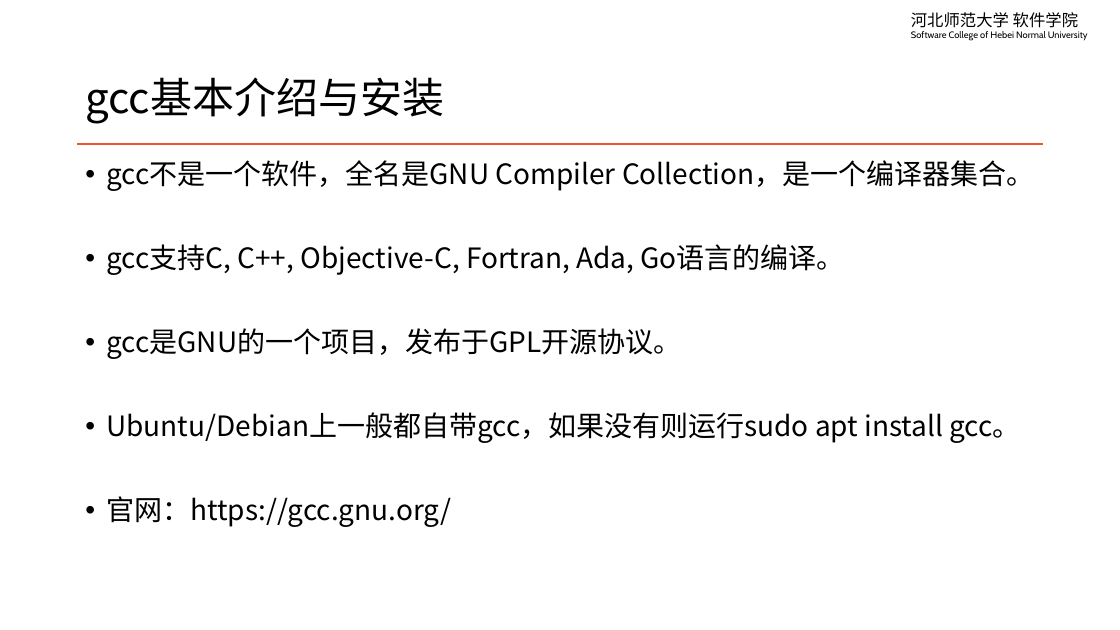
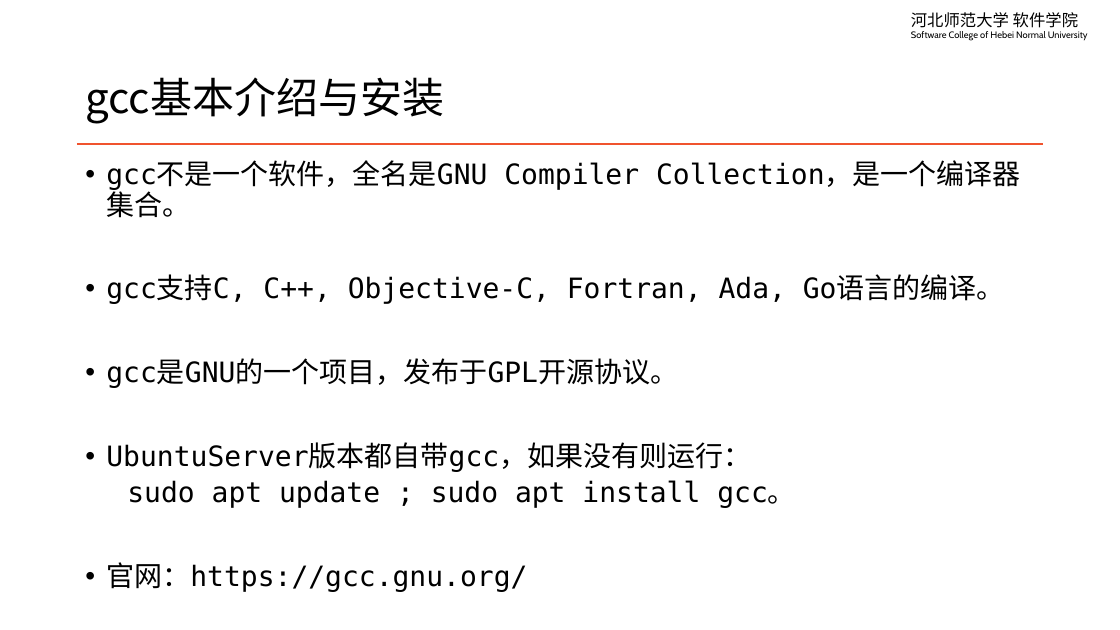
Before and after one commit to edu2act/course-linux-system, a slide deck: slide 5 of materials/slides/ch13-vim-and-linux-c-programming.pptx. Drawn at 1120x630 pixels with LibreOffice and Linux fonts; fonts in the diff are those of the drawing. Boxes give left, top, right and bottom in pixels: in the first picture for what was removed or moved away, otherwise in the second. Text is boxed around its words. In the diff, an @@ line names an element or a change of style, - is before the commit and + after.

```diff
--- a/materials/slides/ch13-vim-and-linux-c-programming.pptx
+++ b/materials/slides/ch13-vim-and-linux-c-programming.pptx
@@ text at (106, 162, 1021, 592): font Noto Sans CJK SC to DejaVu Sans Mono in "gcc不是一个软件，全名是GNU Compiler Collection，是一个编译器集合。", "gcc支持C, C++, Objective-C, Fortran, Ada, Go语言的编译。", "gcc是GNU的一个项目，发布于GPL开源协议。", "官网：https://gcc.gnu.org/" @@
@@ text at (106, 444, 796, 508): text changed; font Noto Sans CJK SC to DejaVu Sans Mono @@
-• Ubuntu/Debian上一般都自带gcc，如果没有则运行sudo apt install gcc。
+• UbuntuServer版本都自带gcc，如果没有则运行：
+  sudo apt update ; sudo apt install gcc。
```
Also in this commit, not shown: 8 other slides changed, 1 slide added, 1 slide removed, 9 other files.
